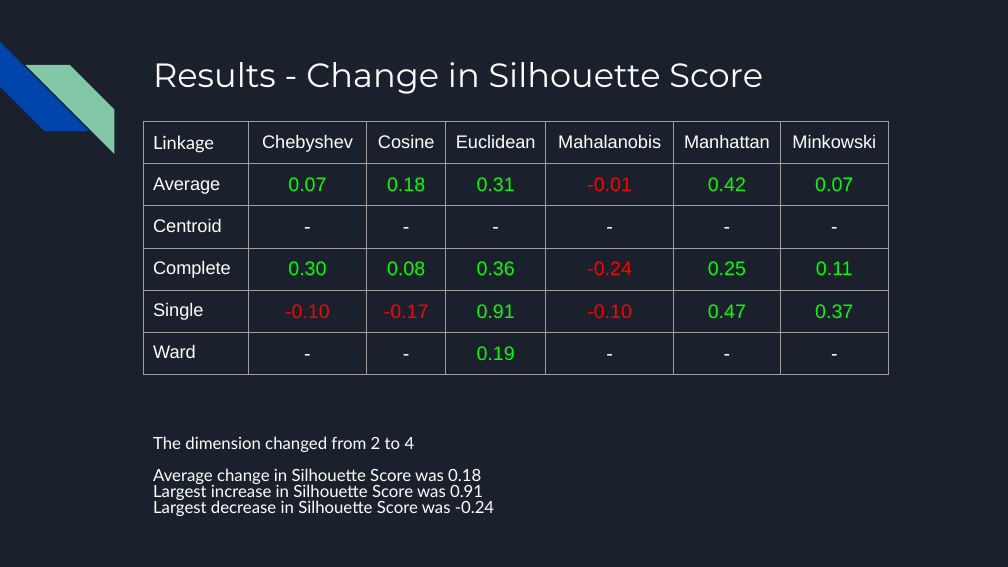
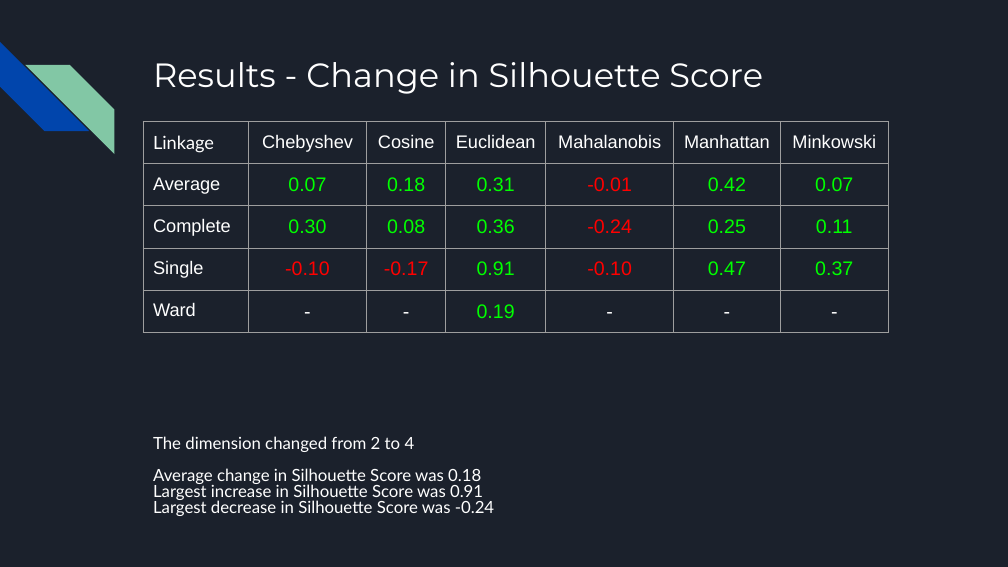
Before and after one commit to PdAlbedo/AI_Final_Project, a slide deck: slide 15 of Liu_Turgeon_FinalProject_Slides.pptx. Drawn at 1008x567 pixels with LibreOffice and Linux fonts; fonts in the diff are those of the drawing. Boxes give left, top, right and bottom in pixels: in the first picture for what was removed or moved away, otherwise in the second. Text is boxed around its words. In the diff, an @@ line names an element or a change of style, - is before the commit and + after.

```diff
--- a/Liu_Turgeon_FinalProject_Slides.pptx
+++ b/Liu_Turgeon_FinalProject_Slides.pptx
@@ table at [143, 122, 888, 453] @@
-row 3: Centroid | - | - | - | - | - | -
```
Also in this commit, not shown: 3 other slides changed, 1 other file.
